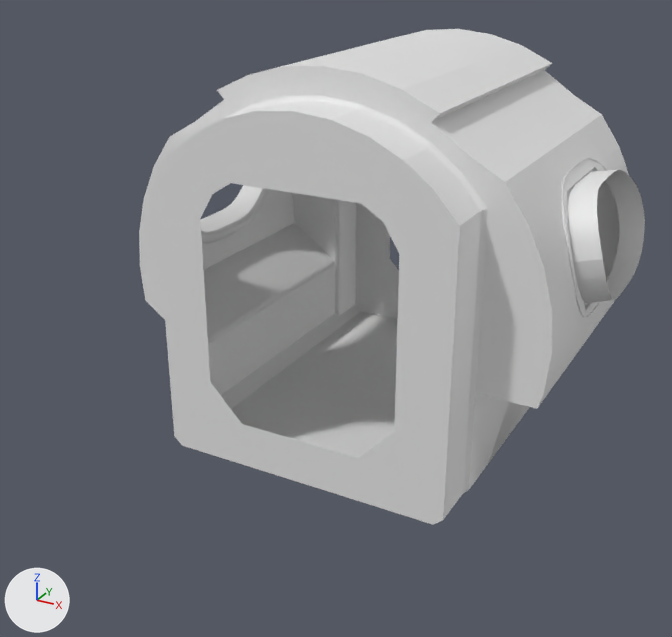
An edit to the Blender file Mk1/Spaces/BoardingHatch/model.blend, drawn before and after from the same camera.
Camera for both pictures: a 50 mm lens placed at (1.025, -1.812, 0.872), pointed at (-0.036, 0.118, -0.093). Arrows for +X, +Y and +Z are at lower left; the lights stay in place. The older version comes first.

Names of what the first picture shows: 'Cabin.001'.
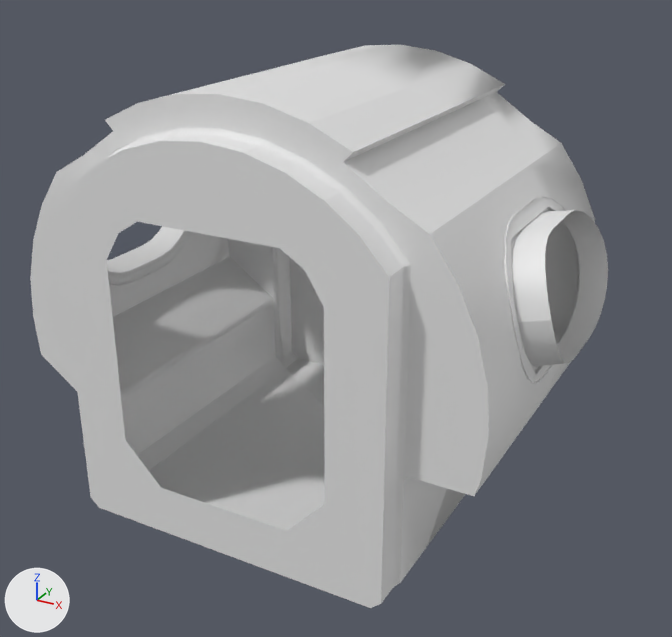
ob_cabin is not drawn itself; it is the parent of ob_cam3, ob_cam2, ob_cam1, ob_cabin_001.

Pixel boxes [x1, y1, x2, y2] of what changed, in the pictures (672 x 637 px; the box of a moved part takes in the faces that stretch with it):
'Cabin.001', reshaped, moved (14% wider, 13% taller)
    before: [139, 29, 645, 525]
    after: [30, 45, 608, 608]
part 1 of me_cabin, moved or reshaped
    before: [355, 203, 399, 319]
    after: [290, 258, 324, 365]
part 2 of me_cabin, moved or reshaped
    before: [154, 111, 460, 525]
    after: [55, 141, 389, 608]
part 3 of me_cabin, built on
    before: [227, 29, 629, 520]
    after: [127, 45, 595, 603]

The edits, one by one:
me_cabin is used by ob_cabin_001; parent ob_cabin; location (0.0, 0.0, 0.0).
me_cabin had 1329 vertices, 1300 faces and spanned x -0.621..0.621, y -0.522..0.51, z -0.431..0.563.
me_cabin now has 1143 vertices, 1180 faces, 4 loose edges and spans x -0.621..0.621, y -0.46..0.46, z -0.431..0.563.
me_cabin part 1: the loose piece of 32 vertices spanning x -0.385..0.385, y 0.51, z -0.431..0.487 is moved by (0.0, -0.05, 0.0).
me_cabin part 2: the loose piece of 32 vertices spanning x -0.385..0.385, y -0.522, z -0.431..0.487 is moved by (0.0, 0.062, 0.0).
Part 3, on me_cabin:
191 vertices are removed from x -0.562..0.562, y 0.381..0.51, z -0.431..0.563.
262 faces are deleted.
38 vertices in x -0.385..0.385, y -0.522, z -0.431..0.487 move by (0.0, 0.062, 0.0).
36 vertices in x -0.385..0.385, y 0.51, z -0.431..0.487 move by (0.0, -0.05, 0.0).
5 vertices are added at (0.398, 0.385, -0.398), (0.362, 0.381, -0.431), (0.398, -0.261, -0.398), (-0.385, 0.46, -0.409), (-0.362, 0.46, -0.431).
4 loose edges are added.
142 new faces join them.
Object 'Cabin' (ob_cabin) moves from (0.0, 0.384, 0.0) to (0.0, 0.0, 0.0).
